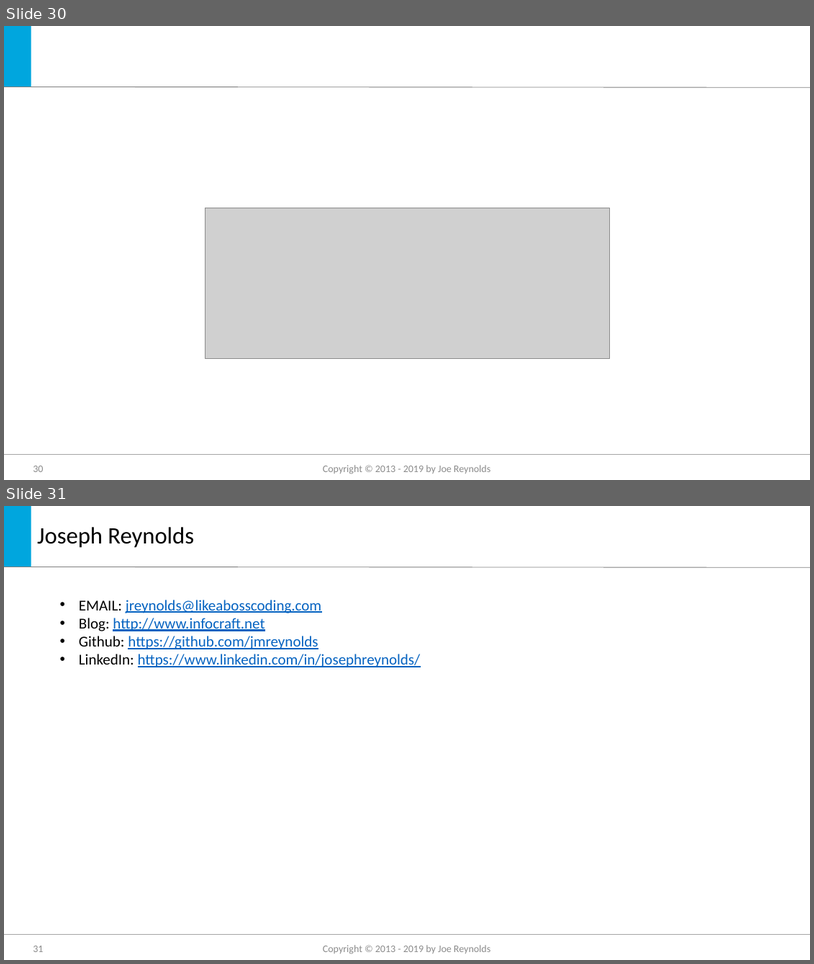
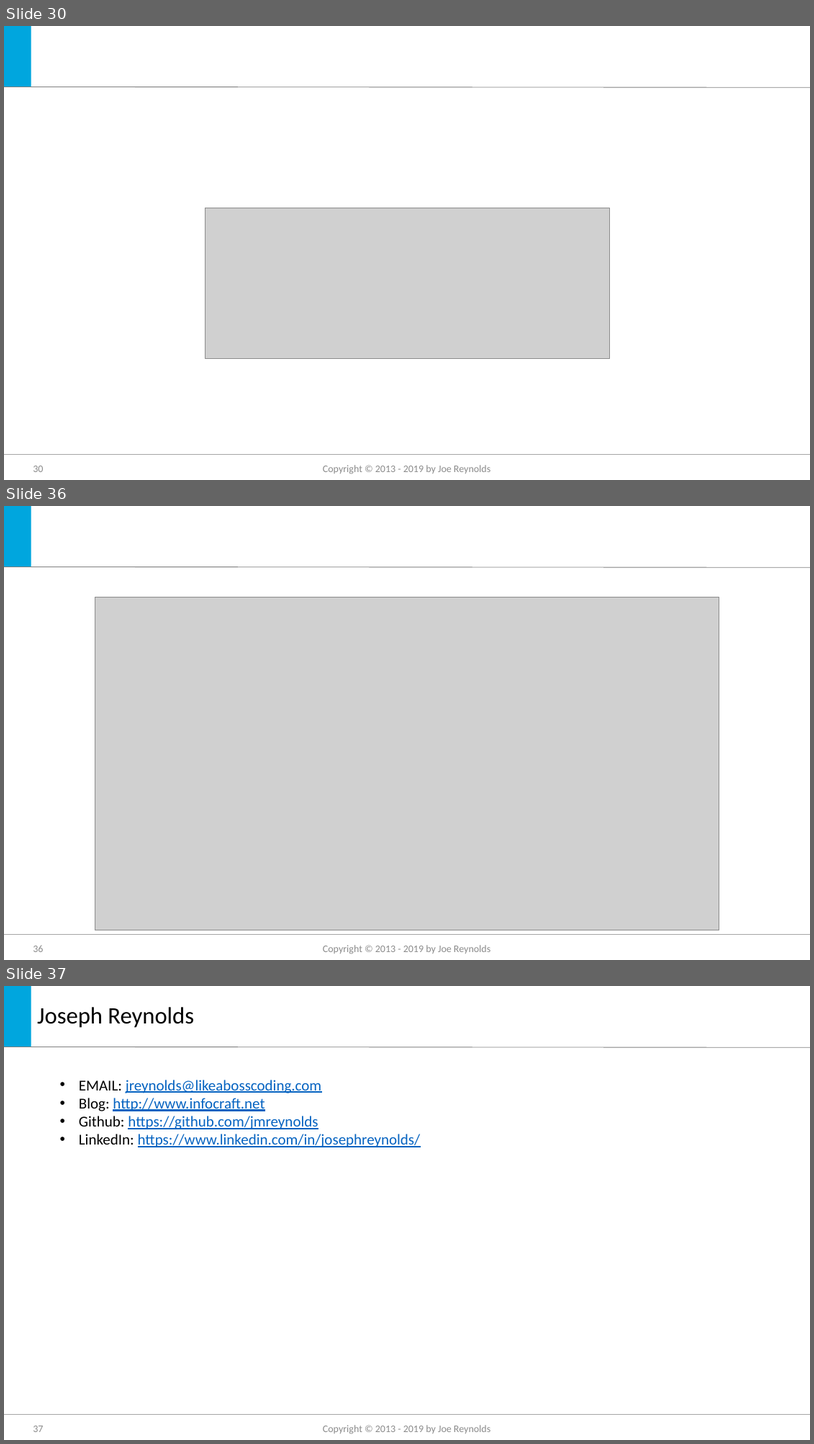
Before and after one commit to jmreynolds/CSharp8, a slide deck: Whats new in C#8.pptx. Shown one above the other, each under a label of ours: slides 30 and 31 before the commit, slides 30, 36 and 37 after it; the slides between them are not shown. The pictures are 814x964 and 814x1444 pixels, drawn with LibreOffice and Linux fonts; fonts in the diff are those of the drawing; grey boxes stand for pictures; background and template pictures are left out. Boxes give left, top, right and bottom in pixels: in the first picture for what was removed or moved away, otherwise in the second. Text is boxed around its words. In the diff, an @@ line names an element or a change of style, - is before the commit and + after.

```diff
--- a/Whats new in C#8.pptx
+++ b/Whats new in C#8.pptx
@@ slide 36 added at (4,506,810,960), background #FFFFFF; not listed: 3 template elements that a slide beside it also shows @@
@@ picture added at (95,597,720,929) @@
@@ page number added at (33,945,43,952), 12 pt, text #8C8C8C @@
+36
@@ text added at (323,944,491,954), 12 pt, text #8C8C8C @@
+Copyright © 2013 - 2019 by Joe Reynolds
@@ what was slide 31 is now slide 37 @@
@@ page number at (33,1425,43,1432): text changed @@
-31
+37
```
Also in this commit, not shown: 1 slide changed, 5 other slides added, 1 other file.
